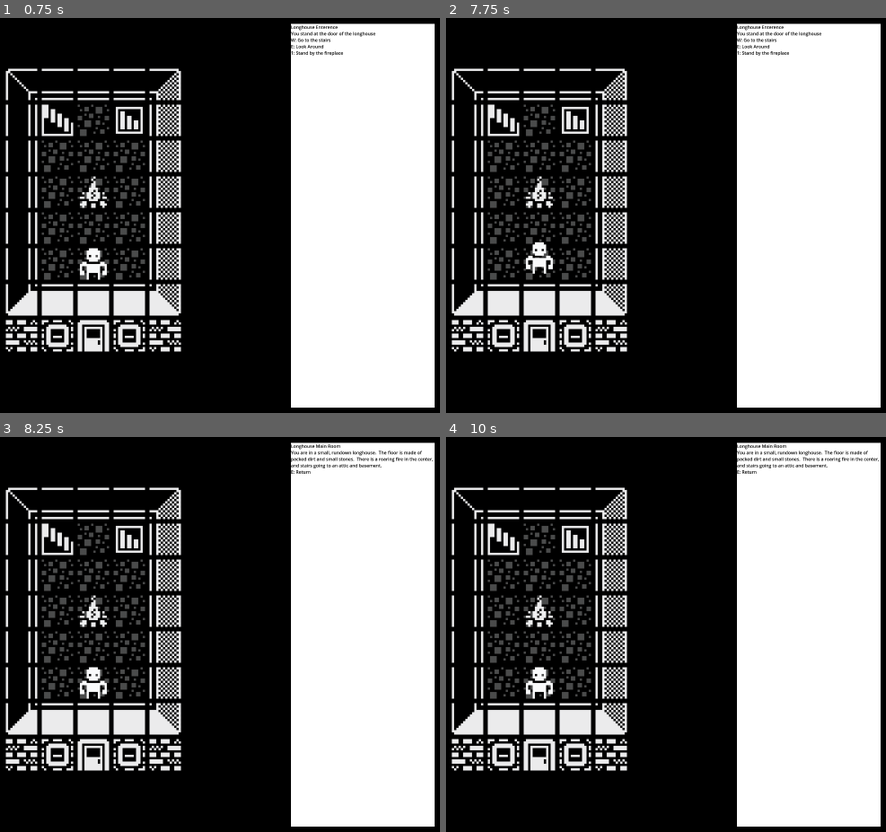
Above: before the commit, frames 1-4 (two rows, left to right).
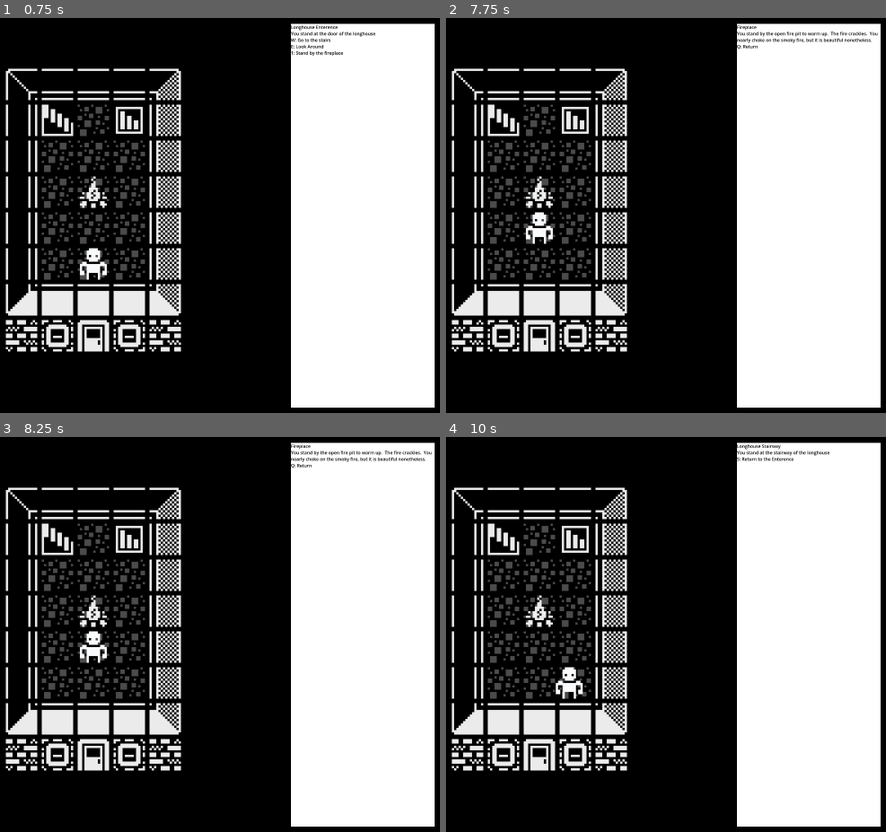
Above: after the commit, the same moments.

Repository: Pandawaflez/PGRPGE
Game: Godot game, scene res://TestScene/locations/TestSceneLevel1.tscn
The game is run twice, just before and just after one commit, with the same random seed, the same clock (stepped at 60 frames per second) and the same inputs.
Inputs:
- Up to frame 1 (0.75 s): tap Enter at 0.5 s; hold 0 (0) from 0.53 s (still down)
- Up to frame 2 (7.75 s): tap 1 (1) at 0.8, 1.35 s; release 0 (0) at 1.28 s; tap 2 (2) at 1.55 s; tap Space at 2, 3.5, 5 s; hold 2 (2) 2.03-2.78 s; tap 3 (3) at 2.3, 2.85 s; tap Enter at 2.75, 4.25 s; tap 4 (4) at 3.05 s; hold 4 (4) 3.53-4.28 s; tap 5 (5) at 3.8, 4.35 s; tap 7 (7) at 4.55 s; hold 7 (7) 5.03-5.78 s; tap 8 (8) at 5.3, 5.85 s; tap A (a) at 6.05 s; hold A (a) 6.53-7.28 s; tap D (d) at 6.8, 7.35 s; tap E (e) at 7.55 s
- Up to frame 3 (8.25 s): hold E (e) from 8.03 s (still down)
- Up to frame 4 (10 s): tap Q (q) at 8.3, 8.85 s; release E (e) at 8.78 s; tap S (s) at 9.05 s; hold S (s) from 9.53 s (still down); tap W (w) at 9.8 s

Frame 1 is identical in both runs. In frame 2, 1.1% of the frame differs, in the area x 18-99%, y 1-65%; in frame 3, 1.2%, in the area x 18-99%, y 1-67%; in frame 4, 1.1%.

Commit message:
Cleaning up some stuff

Diff:
--- a/Scripts/action.gd
+++ b/Scripts/action.gd
@@ -12,6 +12,7 @@
 @export var nextLocation:Location
 @export var changeScene:bool = false
 @export var sceneName:String = ""
+@export var nextSceneEntrance:int = 0
 
 func getName():
 	return actionName
--- a/Scripts/location_data.gd
+++ /dev/null
@@ -1,23 +0,0 @@
-class_name LocationData
-extends Resource
-
-@export var locationName := "Location"
-
-@export var w: String
-@export var a: String
-@export var s: String
-@export var d: String
-
-@export var e: String
-@export var q: String
-
-@export var one: String
-@export var two: String
-@export var three: String
-@export var four: String
-@export var five: String
-@export var six: String
-@export var seven: String
-@export var eight: String
-@export var nine: String
-@export var zero: String
--- a/Scripts/navigation_manager.gd
+++ b/Scripts/navigation_manager.gd
@@ -2,10 +2,10 @@
 extends Node2D
 
 @export var currentLocation:Location
+@export var sceneEntrances:Array[Location]
 @export var uIManager:UIManager
 @export var playerSprite:Sprite2D
 @export var sceneManager:SceneManager
-var currentLocationData:LocationData
 
 @export var actionsAllowed:bool = true
 
--- a/Scripts/sceneManagement.gd
+++ b/Scripts/sceneManagement.gd
@@ -5,7 +5,9 @@
 @export var testSceneAttic:String = "res://TestScene/locations/TestSceneLevel1Attic.tscn"
 @export var testSceneBasement:String = ""
 
-# Translate a scene nickname into a scene path
+@export var entrance:int = 0
+
+# Translates a scene nickname into a scene path
 # input: String, scene name
 # returns: String, scene path
 func getScene ( sceneName:String ) -> String:
--- a/TestScene/locations/TestSceneLevel1.tscn
+++ b/TestScene/locations/TestSceneLevel1.tscn
@@ -1,7 +1,8 @@
-[gd_scene load_steps=17 format=4 uid="uid://c7qhp0q77wx34"]
+[gd_scene load_steps=18 format=4 uid="uid://c7qhp0q77wx34"]
 
 [ext_resource type="Script" uid="uid://cu8lxm0svdyd3" path="res://Scripts/navigation_manager.gd" id="1_0xtca"]
 [ext_resource type="TileSet" uid="uid://cnhvkts3pxspr" path="res://Sprites/TestTiles/BasicTileset.tres" id="1_2g6we"]
+[ext_resource type="Resource" uid="uid://cwijjjiuao5wg" path="res://resources/sceneManager.tres" id="2_c708p"]
 [ext_resource type="PackedScene" uid="uid://doe33lcmiauka" path="res://Prefabs/Location.tscn" id="2_lmtjt"]
 [ext_resource type="PackedScene" uid="uid://b4wf3ge15jim4" path="res://Prefabs/Action.tscn" id="4_lmtjt"]
 [ext_resource type="Texture2D" uid="uid://cxvadgnb26puw" path="res://Sprites/TestTiles/Kenney1BitPack64x64Transparent.png" id="5_tkqkb"]
@@ -224,6 +225,7 @@
 currentLocation = NodePath("Location0")
 uIManager = NodePath("../UI Manager")
 playerSprite = NodePath("../Tilemap/PlayerSprite")
+sceneManager = ExtResource("2_c708p")
 
 [node name="Location0" parent="NavigationManager" instance=ExtResource("2_lmtjt")]
 locName = "Longhouse Enterence"
@@ -240,7 +242,7 @@
 locName = "Longhouse Main Room"
 locDesc = "You are in a small, rundown longhouse.  The floor is made of packed dirt and small stones.  There is a roaring fire in the center, and stairs going to an attic and basement."
 
-[node name="ActionE" parent="NavigationManager/Location0/Sub-Locations/LookAround" node_paths=PackedStringArray("nextLocation") instance=ExtResource("4_lmtjt")]
+[node name="ActionQ" parent="NavigationManager/Location0/Sub-Locations/LookAround" node_paths=PackedStringArray("nextLocation") instance=ExtResource("4_lmtjt")]
 actionName = "Return"
 changeLocation = true
 nextLocation = NodePath("../../..")
@@ -254,7 +256,7 @@
 &"": SubResource("AnimationLibrary_k0vev")
 }
 
-[node name="ActionE" parent="NavigationManager/Location0/Sub-Locations/Fireplace" node_paths=PackedStringArray("nextLocation") instance=ExtResource("4_lmtjt")]
+[node name="ActionQ" parent="NavigationManager/Location0/Sub-Locations/Fireplace" node_paths=PackedStringArray("nextLocation") instance=ExtResource("4_lmtjt")]
 actionName = "Return"
 playAnimation = true
 animationName = "return"
Not shown, removed: Scripts/location_data.gd.uid
